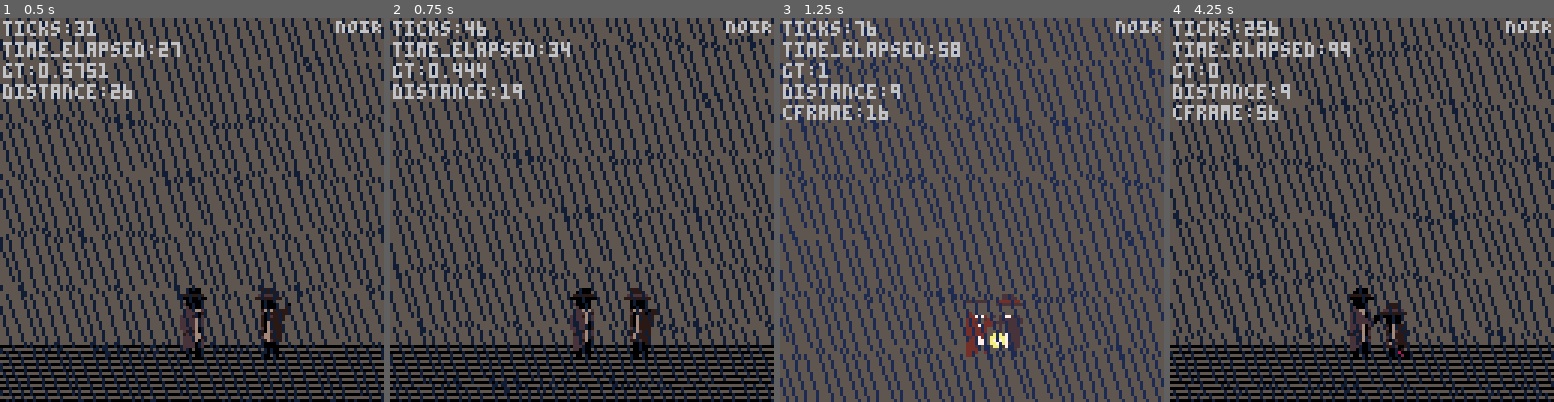
Above: before the commit, frames 1-4 (left to right).
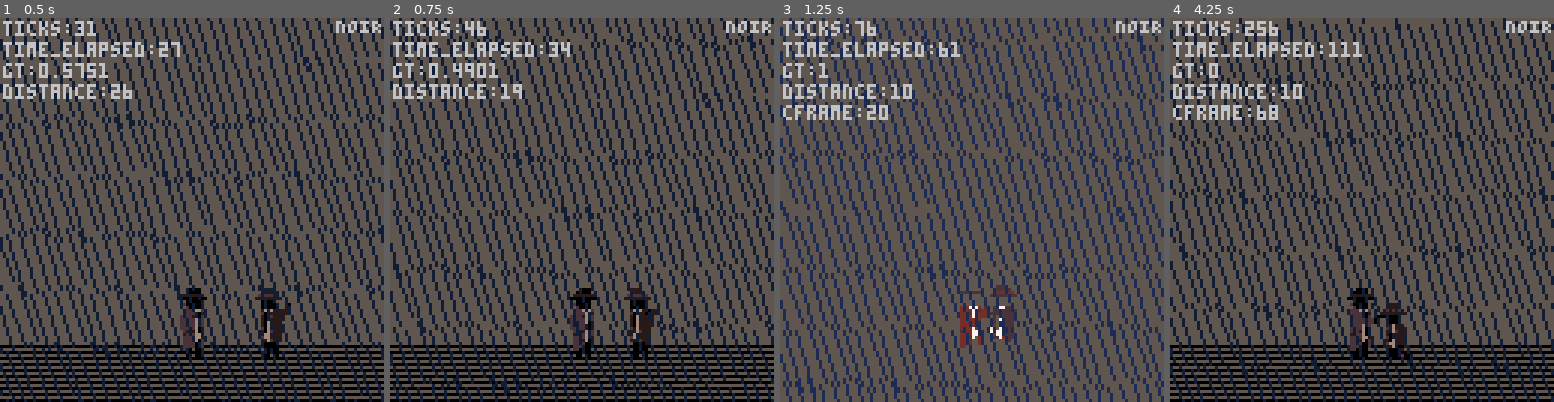
Above: after the commit, the same moments.

Repository: SneerfulArk/noir
Game: PICO-8 cartridge noir.p8
Same seed, same stepped clock (60 frames per second), same inputs: the game is played once before the commit and once after it.
Inputs:
- Up to frame 1 (0.5 s): tap X (X key) at 0.33 s
- Up to frame 2 (0.75 s): tap O (Z key) at 0.7 s
- Up to frame 3 (1.25 s): tap X (X key) at 1.07 s
- Up to frame 4 (4.25 s): tap O (Z key) every 0.4 s from 1.7 to 4.1 s; tap X (X key) at 1.85, 2.97, 4.08 s

Frame 1 is identical in both runs. In frame 2, less than 0.1% of the frame differs, in the area x 20-29%, y 11-16%; in frame 3, 31%; in frame 4, 37%, in the area x 0-100%, y 0-100%.

Commit message:
v0.16.0
Added
- Effect: `rstop` (rainstop) effect added to takedown sequences similarly to previous effects. This allows more visual impact for melee combat frames.
Changed
- Rain: Rain movement logic changed to use `rt` (rain-time) instead of `gt` so that the new rainstop effect wont impede on other systems.

Diff:
--- a/noir.p8
+++ b/noir.p8
@@ -101,7 +101,7 @@
         slow_dist = 40
         stop_dist = 12
         slow_spd = 0.968
-        return_spd = 1.045
+        return_spd = 1.080
     end
 
     function update_clock()
@@ -118,7 +118,7 @@
         if time_slow==true and distance<=slow_dist then
             gt *= slow_spd
             if distance<=stop_dist then
-                 gt = 0
+                gt = 0
             end
         elseif time_slow==false then
             if gt <= full_spd/10 then
@@ -214,6 +214,7 @@
         muz_x=0
         muz_y=0
         flash=0
+        rainstop=0
         punch_dist=24
         counter=false
         cframe=0
@@ -223,8 +224,10 @@
                 key_frames={
                     [01] = {
                         spr=64,
+                        sfx=0,
+                        rstop=6,
                     },
-                    [15] = {
+                    [17] = {
                         spr=64,
                         shake=12,
                         muzzle=3,
@@ -233,10 +236,10 @@
                         sfx=1,
                         flash=4,
                     },
-                    [24] = {
+                    [26] = {
                         spr=68,
                     },
-                    [67] = {
+                    [69] = {
                         spr=68,
                         shake=13,
                         muzzle=3,
@@ -245,7 +248,7 @@
                         sfx=2,
                         flash=4,
                     },
-                    [73] = {
+                    [75] = {
                         spr=72,
                     },
                 }
@@ -261,6 +264,7 @@
         if shake>=1 then shake -= gt end
         if muzzle>= 1 then muzzle -= (gt/2) end
         if flash >= 1 then flash -= 1 end
+        if rainstop >=1 then rainstop -= 1 end
 
         --enemy punch
         if distance==punch_dist then
@@ -312,6 +317,10 @@
             if kf.flash != nil then
                 flash = kf.flash
             end
+            if kf.rstop != nil then
+                rainstop = kf.rstop
+            end
+
         end
         if cframe >= 1 then
             en.state = "dead"
@@ -322,6 +331,7 @@
 
     function init_vfx()
         rain = {}
+        rt = gt --rain time
         for r=1,8 do --rows
             local row = {
                 drops = {}
@@ -341,10 +351,15 @@
 
     function update_vfx()
         --rain
+        if rainstop >=1 then
+            rt = 0
+        else
+            rt = gt
+        end
         for row in all (rain) do
             for drop in all (row.drops) do
-                drop.x += 0.4*gt
-                drop.y += 1.8*gt
+                drop.x += 0.4*rt
+                drop.y += 1.8*rt
                 if drop.y >= 136 then
                     drop.y = drop.y-152
                     drop.x = drop.x-33.8
Not shown, changed: the sound effects (__sfx__) section of noir.p8
